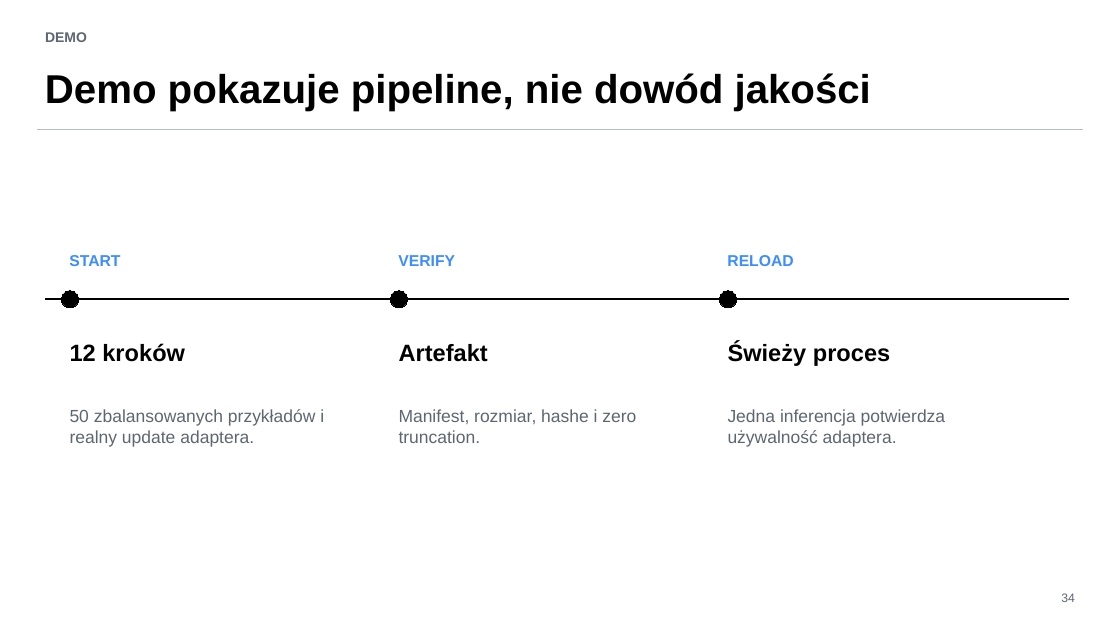
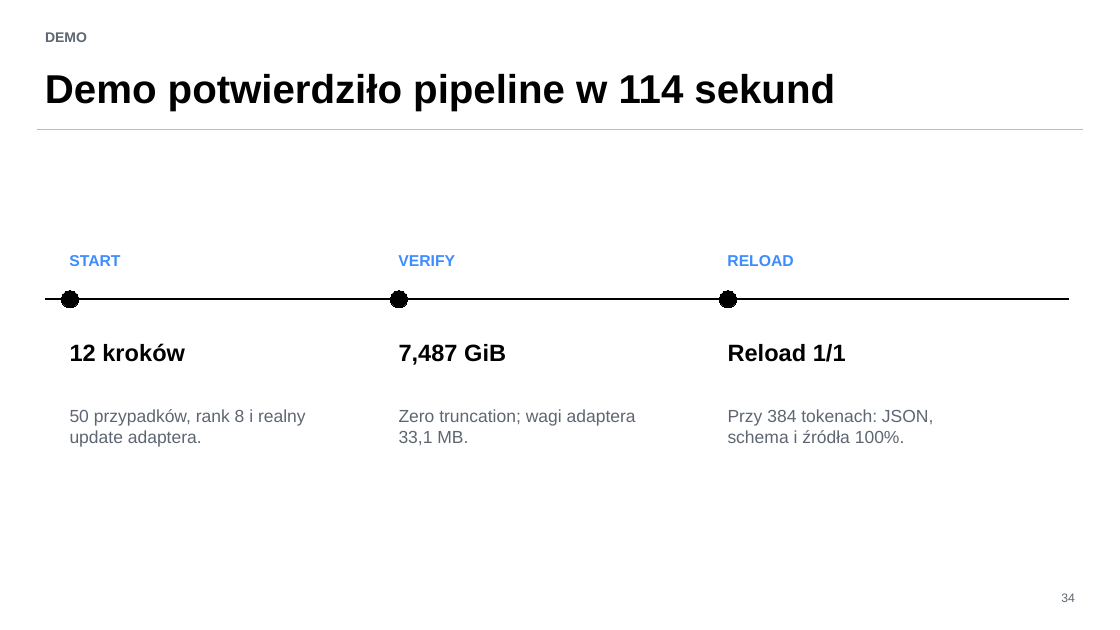
Before and after one commit to satanisz/peft, a slide deck: slide 34 of materials/PEFT_LoRA_QLoRA_w_banku_workshop.pptx. Drawn at 1120x630 pixels with LibreOffice and Linux fonts; fonts in the diff are those of the drawing. Boxes give left, top, right and bottom in pixels: in the first picture for what was removed or moved away, otherwise in the second. Text is boxed around its words. In the diff, an @@ line names an element or a change of style, - is before the commit and + after.

```diff
--- a/materials/PEFT_LoRA_QLoRA_w_banku_workshop.pptx
+++ b/materials/PEFT_LoRA_QLoRA_w_banku_workshop.pptx
@@ text at [45, 74, 835, 111]: text changed @@
-Demo pokazuje pipeline, nie dowód jakości
+Demo potwierdziło pipeline w 114 sekund
@@ text at [399, 344, 506, 365]: text changed @@
-Artefakt
+7,487 GiB
@@ text at [728, 344, 846, 362]: text changed @@
-Świeży proces
+Reload 1/1
@@ text at [70, 409, 306, 447]: text changed @@
-50 zbalansowanych przykładów i realny update adaptera.
+50 przypadków, rank 8 i realny update adaptera.
@@ text at [399, 409, 636, 445]: text changed @@
-Manifest, rozmiar, hashe i zero truncation.
+Zero truncation; wagi adaptera 33,1 MB.
@@ text at [728, 409, 933, 443]: text changed @@
-Jedna inferencja potwierdza używalność adaptera.
+Przy 384 tokenach: JSON, schema i źródła 100%.
```
Also in this commit, not shown: 2 other slides changed, 15 other files.
